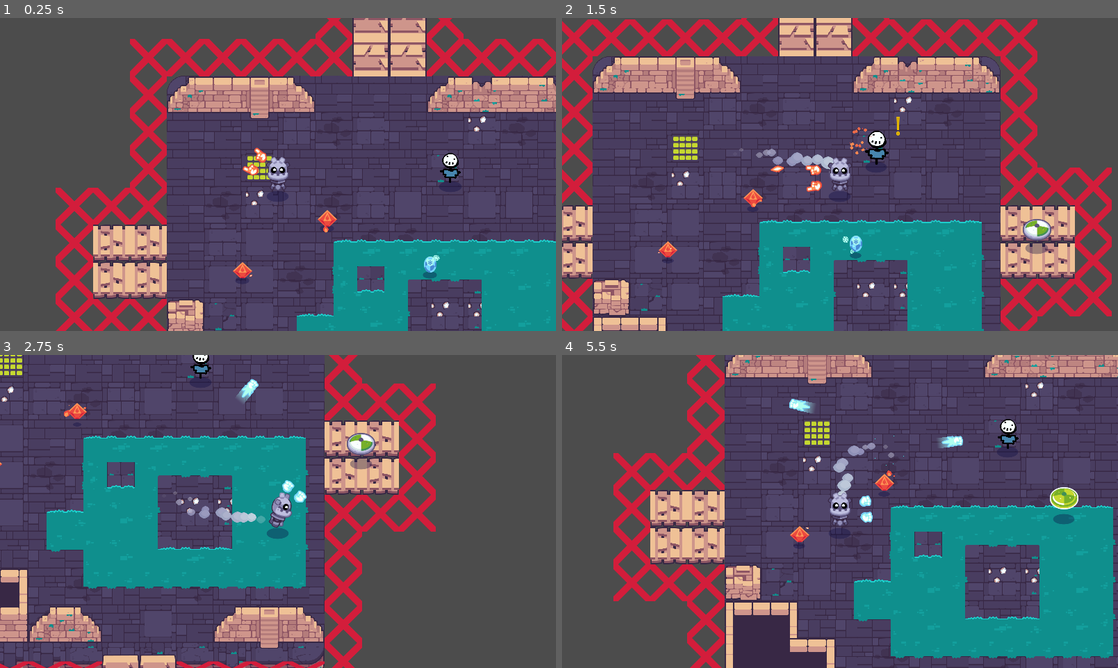
Above: before the commit, frames 1-4 (two rows, left to right).
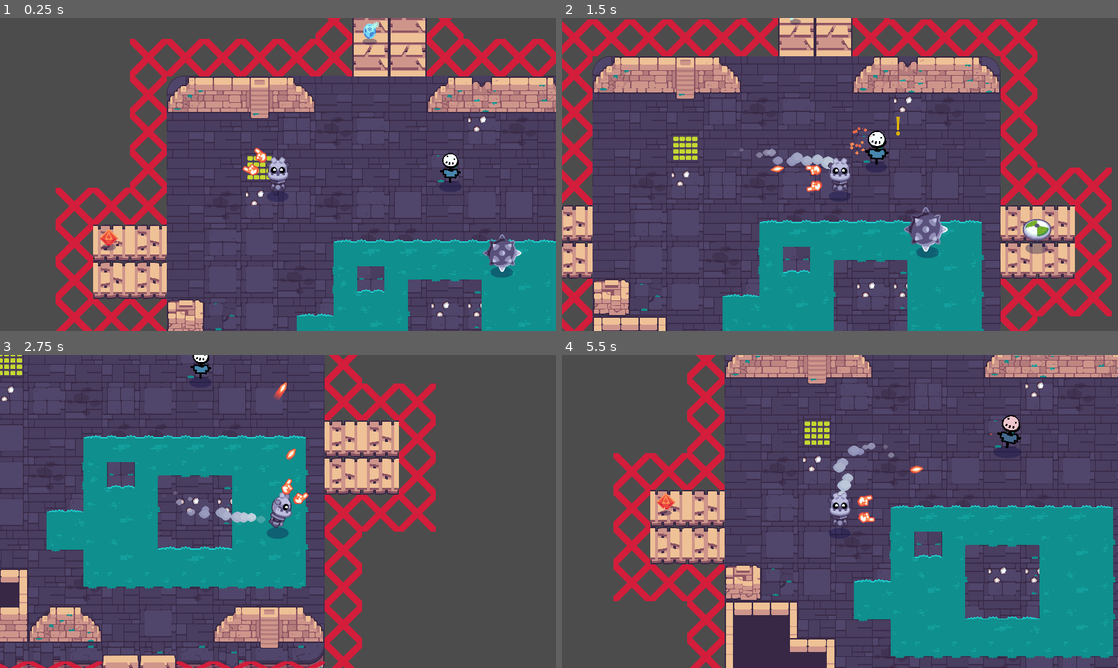
Above: after the commit, the same moments.

Repository: FossRyanH/Godot-Enter-Gungeon-Clone
Game: Godot game, scene res://rooms/TestRoom.tscn
The game is run twice, just before and just after one commit, with the same random seed, the same clock (stepped at 60 frames per second) and the same inputs. The project has no main scene, so this scene is started directly. Sound files missing from this copy of the repository are replaced by a short silence.
Inputs (mouse positions are in pixels of both pictures, inside the frame that each line leads up to):
- Up to frame 1 (0.25 s): no input
- Up to frame 2 (1.5 s): move the mouse to (962, 158) at 0.52 s; press the mouse at (962, 158) at 0.53 s; hold D (move_right) 0.53-1.28 s; move the mouse to (728, 190) at 1.27 s; release the mouse at (728, 190) at 1.28 s; hold S (move_down) from 1.28 s (still down); click (728, 190) at 1.35 s
- Up to frame 3 (2.75 s): move the mouse to (333, 442) at 2.02 s; release S (move_down) at 2.03 s; press the mouse at (333, 442) at 2.03 s; hold D (move_right) from 2.03 s (still down)
- Up to frame 4 (5.5 s): move the mouse to (812, 574) at 2.77 s; release D (move_right) at 2.78 s; release the mouse at (812, 574) at 2.78 s; hold W (move_up) 2.78-3.53 s; click (812, 574) at 2.85 s; move the mouse to (1006, 558) at 3.52 s; press the mouse at (1006, 558) at 3.53 s; hold A (move_left) 3.53-5.03 s; move the mouse to (673, 464) at 4.27 s; release the mouse at (673, 464) at 4.28 s; click (673, 464) at 4.35 s; move the mouse to (867, 511) at 5.02 s; press the mouse at (867, 511) at 5.03 s; hold S (move_down) from 5.03 s (still down)

The runs differ from the first frame. In frame 1, 1.2% of the frame differs, in the area x 17-94%, y 1-84%; in frame 2, 1.1%; in frame 3, 2.0%, in the area x 0-68%, y 7-100%; in frame 4, 1.5%.

Commit message:
Completed the bomb mob!

Diff:
--- /dev/null
+++ b/godot-final-game-start-project/bullets/enemy_bullets/EnemyFirebolt.tscn
@@ -0,0 +1,6 @@
+[gd_scene load_steps=2 format=2]
+
+[ext_resource path="res://bullets/fire_ball/Fireball.tscn" type="PackedScene" id=1]
+
+[node name="EnemyFirebolt" instance=ExtResource( 1 )]
+collision_mask = 17
--- /dev/null
+++ b/godot-final-game-start-project/mobs/bomb/Bomb.gd
@@ -0,0 +1,33 @@
+extends Mob
+
+# The amount of damage the shockwave ill deal instead of full damage
+export(int, 1, 4, 1) var shockwave_damage := 1
+
+# Get a handle to the shockarea
+onready var shockwave_area := $ShockArea
+
+
+func _ready() -> void:
+	_animation_player.connect("animation_finished", self, "on_AnimationPlayer_animation_finished")
+	shockwave_area.connect("body_entered", self, "on_ShockArea_body_entered")
+
+
+func on_AnimationPlayer_animation_finished(anim_name: String) -> void:
+	if anim_name == "will_explode":
+		_disable()
+		_die_sound.play()
+		_animation_player.play("explode")
+	elif anim_name == "explode":
+		queue_free()
+
+
+func _on_AttackArea_body_entered(body: Robot) -> void:
+	if body is Robot:
+		_animation_player.play("will_explode")
+
+
+func on_ShockArea_body_entered(_body: Node) -> void:
+	if _body == self:
+		return
+	if _body.has_method("take_damage"):
+		_body.take_damage(damage)
--- a/godot-final-game-start-project/mobs/bomb/Bomb.tscn
+++ b/godot-final-game-start-project/mobs/bomb/Bomb.tscn
@@ -1,9 +1,10 @@
-[gd_scene load_steps=17 format=2]
+[gd_scene load_steps=18 format=2]
 
 [ext_resource path="res://mobs/Mob.tscn" type="PackedScene" id=1]
 [ext_resource path="res://mobs/bomb/bomb_active.png" type="Texture" id=2]
 [ext_resource path="res://mobs/bomb/bomb_inactive.png" type="Texture" id=3]
 [ext_resource path="res://mobs/bomb/explode.wav" type="AudioStream" id=4]
+[ext_resource path="res://mobs/bomb/Bomb.gd" type="Script" id=5]
 [ext_resource path="res://bullets/particle_bullet.png" type="Texture" id=6]
 [ext_resource path="res://mobs/bomb/shock_area.svg" type="Texture" id=8]
 
@@ -18,7 +19,6 @@
 [sub_resource type="Animation" id=3]
 resource_name = "explode"
 length = 2.0
-step = 0.05
 tracks/0/type = "value"
 tracks/0/path = NodePath("Sprite:scale")
 tracks/0/interp = 1
@@ -126,6 +126,32 @@
 "transitions": PoolRealArray( 1, 1 ),
 "update": 0,
 "values": [ Color( 1, 1, 1, 0.356863 ), Color( 1, 1, 1, 0 ) ]
+}
+tracks/9/type = "value"
+tracks/9/path = NodePath("ShockArea/CollisionShape2D:shape:radius")
+tracks/9/interp = 1
+tracks/9/loop_wrap = true
+tracks/9/imported = false
+tracks/9/enabled = true
+tracks/9/keys = {
+"times": PoolRealArray( 0, 0.6, 1.2 ),
+"transitions": PoolRealArray( 1, 1, 1 ),
+"update": 0,
+"values": [ 450.0, 500.0, 450.0 ]
+}
+tracks/10/type = "method"
+tracks/10/path = NodePath(".")
+tracks/10/interp = 1
+tracks/10/loop_wrap = true
+tracks/10/imported = false
+tracks/10/enabled = true
+tracks/10/keys = {
+"times": PoolRealArray( 2 ),
+"transitions": PoolRealArray( 1 ),
+"values": [ {
+"args": [  ],
+"method": "queue_free"
+} ]
 }
 
 [sub_resource type="Animation" id=13]
@@ -158,7 +184,7 @@
 }
 
 [sub_resource type="CircleShape2D" id=10]
-radius = 448.403
+radius = 450.0
 
 [sub_resource type="Gradient" id=11]
 offsets = PoolRealArray( 0, 0.133333, 0.283333, 0.74, 1 )
@@ -191,18 +217,16 @@
 hue_variation = 1.0
 
 [node name="Bomb" instance=ExtResource( 1 )]
+script = ExtResource( 5 )
+damage = 4
+health = 3
+shockwave_damage = 2
 
 [node name="CollisionShape2D" parent="." index="0"]
 visible = false
 
-[node name="DetectionArea" parent="." index="1"]
-visible = false
-
 [node name="CollisionShape2D" parent="DetectionArea" index="0"]
 shape = SubResource( 1 )
-
-[node name="AttackArea" parent="." index="2"]
-visible = false
 
 [node name="CollisionShape2D" parent="AttackArea" index="0"]
 shape = SubResource( 2 )
--- a/godot-final-game-start-project/mobs/shield/ShieldMob.gd
+++ b/godot-final-game-start-project/mobs/shield/ShieldMob.gd
@@ -1,6 +1,8 @@
 extends Mob
 
 onready var cannon := $Cannon
+# Get handle to the RayCast2D
+onready var raycast := $RayCast2D
 
 
 func prepare_to_attack() -> void:
@@ -21,6 +23,16 @@
 func _physics_process(delta: float) -> void:
 	if not _target:
 		return
+	# If the target is found, use a raycast to follow the target.
+	elif _target:
+		raycast.look_at(_target.global_position)
+		raycast.force_raycast_update()
+		# If the raycast hit is the Player Robot, follow it
+		if raycast.get_collider() is Robot:
+			follow(_target.global_position)
+		# Else the target is a wall or somethign that is not the player, do nothing
+		else:
+			return
 	cannon.look_at(_target.global_position)
 
 	if _target_within_range:
--- a/godot-final-game-start-project/mobs/shield/ShieldMob.tscn
+++ b/godot-final-game-start-project/mobs/shield/ShieldMob.tscn
@@ -1,23 +1,25 @@
-[gd_scene load_steps=8 format=2]
+[gd_scene load_steps=9 format=2]
 
 [ext_resource path="res://mobs/Mob.tscn" type="PackedScene" id=1]
 [ext_resource path="res://mobs/shield/ShieldMob.gd" type="Script" id=2]
 [ext_resource path="res://mobs/Cannon.tscn" type="PackedScene" id=3]
 [ext_resource path="res://mobs/shield/shield_inactive.png" type="Texture" id=4]
 [ext_resource path="res://mobs/shield/shield_active.png" type="Texture" id=5]
+[ext_resource path="res://bullets/enemy_bullets/EnemyFirebolt.tscn" type="PackedScene" id=6]
 
 [sub_resource type="CircleShape2D" id=1]
 resource_local_to_scene = true
-radius = 326.004
+radius = 355.04
 
 [sub_resource type="CircleShape2D" id=2]
 resource_local_to_scene = true
-radius = 311.222
+radius = 322.017
 
 [node name="ShieldMob" instance=ExtResource( 1 )]
 script = ExtResource( 2 )
 health = 5
-orbit_distance = 400.0
+orbit_distance = 250.0
+speed = 125.0
 
 [node name="CollisionShape2D" parent="DetectionArea" index="0"]
 shape = SubResource( 1 )
@@ -35,3 +37,13 @@
 wait_time = 1.0
 
 [node name="Cannon" parent="." index="10" instance=ExtResource( 3 )]
+BulletScene = ExtResource( 6 )
+max_range = 1000.0
+bullet_speed = 650.0
+
+[node name="RayCast2D" type="RayCast2D" parent="." index="11"]
+modulate = Color( 0.313726, 1, 0, 1 )
+scale = Vector2( 1, 3 )
+enabled = true
+cast_to = Vector2( 500, 0 )
+collision_mask = 17
--- /dev/null
+++ b/godot-final-game-start-project/mobs/sword/SwordMob.gd
@@ -0,0 +1 @@
+extends Mob
--- /dev/null
+++ b/godot-final-game-start-project/mobs/sword/SwordMob.tscn
@@ -0,0 +1,29 @@
+[gd_scene load_steps=7 format=2]
+
+[ext_resource path="res://mobs/sword/sword_active.png" type="Texture" id=1]
+[ext_resource path="res://mobs/sword/sword_inactive.png" type="Texture" id=2]
+[ext_resource path="res://mobs/Mob.tscn" type="PackedScene" id=3]
+[ext_resource path="res://mobs/sword/SwordMob.gd" type="Script" id=4]
+
+[sub_resource type="CircleShape2D" id=1]
+resource_local_to_scene = true
+radius = 320.0
+
+[sub_resource type="CircleShape2D" id=2]
+resource_local_to_scene = true
+radius = 256.0
+
+[node name="SwordMob" instance=ExtResource( 3 )]
+script = ExtResource( 4 )
+
+[node name="CollisionShape2D" parent="DetectionArea" index="0"]
+shape = SubResource( 1 )
+
+[node name="CollisionShape2D" parent="AttackArea" index="0"]
+shape = SubResource( 2 )
+
+[node name="Sprite" parent="." index="3"]
+texture = ExtResource( 2 )
+
+[node name="Alert" parent="Sprite" index="0"]
+texture = ExtResource( 1 )
--- a/godot-final-game-start-project/robot/Robot.gd
+++ b/godot-final-game-start-project/robot/Robot.gd
@@ -31,6 +31,7 @@
 onready var _skin := $Skin
 onready var _smoke_particles := $SmokeParticles
 onready var _spell_holder := $SpellHolder
+onready var hitbox := $HitBox
 
 
 func _ready() -> void:
--- a/godot-final-game-start-project/robot/Robot.tscn
+++ b/godot-final-game-start-project/robot/Robot.tscn
@@ -289,6 +289,10 @@
 scale_curve = SubResource( 13 )
 color_ramp = SubResource( 11 )
 
+[sub_resource type="CapsuleShape2D" id=17]
+radius = 33.0
+height = 48.0
+
 [node name="Robot" type="KinematicBody2D"]
 collision_mask = 50
 script = ExtResource( 6 )
@@ -349,3 +353,10 @@
 [node name="DeathAudio" type="AudioStreamPlayer2D" parent="."]
 stream = ExtResource( 8 )
 bus = "SFX"
+
+[node name="HitBox" type="Area2D" parent="."]
+
+[node name="CollisionShape2D" type="CollisionShape2D" parent="HitBox"]
+modulate = Color( 0.101961, 1, 0, 1 )
+position = Vector2( 0, -37 )
+shape = SubResource( 17 )
--- a/godot-final-game-start-project/rooms/TestRoom.tscn
+++ b/godot-final-game-start-project/rooms/TestRoom.tscn
@@ -9,6 +9,7 @@
 [ext_resource path="res://spells/fire_basic/SpellBasicFire.tscn" type="PackedScene" id=7]
 [ext_resource path="res://pickups/fire_spells/RapidFireSpellPickup.tscn" type="PackedScene" id=8]
 [ext_resource path="res://mobs/shield/ShieldMob.tscn" type="PackedScene" id=9]
+[ext_resource path="res://mobs/bomb/Bomb.tscn" type="PackedScene" id=10]
 
 [node name="TestRoom" type="YSort"]
 
@@ -90,14 +91,19 @@
 position = Vector2( 979, 318 )
 
 [node name="FireSpellPickup" parent="." instance=ExtResource( 6 )]
-position = Vector2( 260, 673 )
+position = Vector2( -202, 559 )
 spell_scene = ExtResource( 7 )
 
 [node name="IceSpellPickup" parent="." instance=ExtResource( 3 )]
-position = Vector2( 908, 654 )
+position = Vector2( 700, -151 )
 
 [node name="RapidFireSpellPickup" parent="." instance=ExtResource( 8 )]
-position = Vector2( 553, 494 )
+position = Vector2( 701, 1405 )
 
 [node name="ShieldMob" parent="." instance=ExtResource( 9 )]
 position = Vector2( 1534, 598 )
+health = 1
+orbit_distance = 200.0
+
+[node name="Bomb" parent="." instance=ExtResource( 10 )]
+position = Vector2( 1157, 612 )
Not shown: 1 places in godot-final-game-start-project/robot/Robot.tscn that only renumber resources
Not shown: 1 places in godot-final-game-start-project/rooms/TestRoom.tscn that only renumber resources
